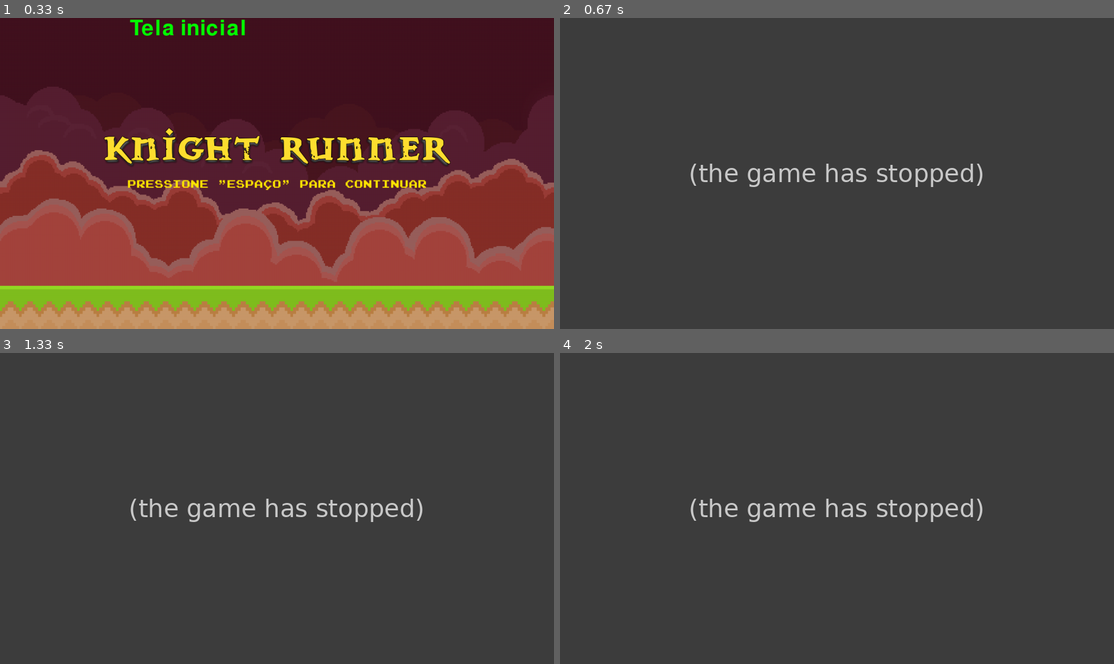
Above: before the commit, frames 1-4 (two rows, left to right).
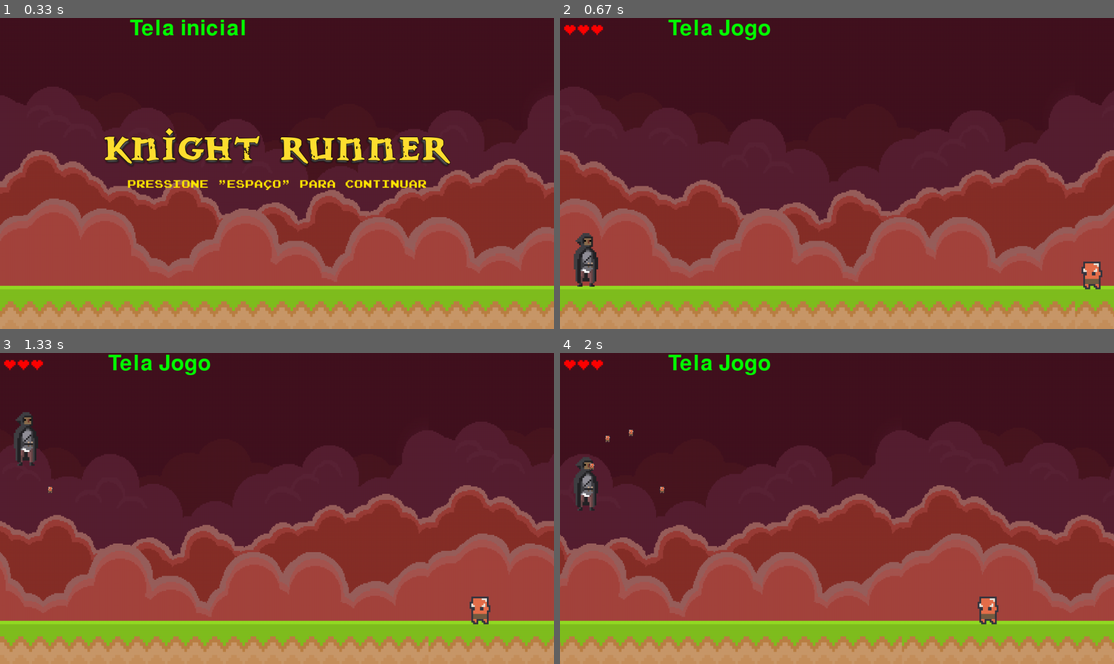
Above: after the commit, the same moments.

Repository: insper-classroom/devlife-23-1-projeto-pygame-henrique-e-guilherme
Game: pygame game, started from jogo/funcoes/jogo.py
Two runs of this game, one before a commit and one after it. Both use one fixed random seed, a clock stepped at 60 frames per second and the inputs below.
Inputs:
- Up to frame 1 (0.33 s): no input
- Up to frame 2 (0.67 s): tap Space at 0.33 s
- Up to frame 3 (1.33 s): tap Space at 0.67 s; tap W at 1 s
- Up to frame 4 (2 s): tap W at 1.4, 1.7, 1.9 s; tap Space at 1.98 s

Frame 1 is identical in both runs. In frame 2, 100% of the frame differs, in the area x 0-100%, y 0-100%; in frame 3, 100%; in frame 4, 100%.
Error before the commit: AttributeError: 'TelaJogo' object has no attribute 'texto_vidas' (classes.py line 104); the game stopped at 0.33 s (later frames are placeholders)

Commit message:
Classe tiro, bug do commit

Diff:
--- a/jogo/funcoes/classes.py
+++ b/jogo/funcoes/classes.py
@@ -1,5 +1,5 @@
 import pygame
-import random
+
 
 
 
@@ -62,16 +62,20 @@
     def __init__(self, assets):
 
         self.fonte = pygame.font.Font(assets['fonte'], 50)
-        self.texto = self.fonte.render('Tela Jogo', True, (255, 0, 0))
+        self.texto = self.fonte.render('Tela Jogo', True, (0, 255, 0))
         self.dicionario = assets
         #Adicionei essas imagens so para testar e dps mudar
         self.fundo = assets['fundo']
         self.chao = assets['ground']
         self.tela = assets['tela']
 
+        self.fonte2 = assets['fonte2']
+
+        self.imune = False
+        self.timer_imune_comeco = 0
+        self.timer_imune_fim = 0
+
         self.tem_que_trocar = False
-        self.tempo = 0
-        self.pode = True
         self.Clock = pygame.time.Clock() #https://www.pygame.org/docs/ref/time.html#pygame.time.Clock
 
         #fonte: https://youtu.be/ARt6DLP38-Y
@@ -82,6 +86,18 @@
         self.tiles_chao = 1280 // self.chao.get_width() + 1
 
         self.jogador = Jogador()
+        self.tiros = pygame.sprite.Group()
+
+        self.inimigos = pygame.sprite.Group()
+        self.inimigos.add(Inimigo())
+        self.timer_spawn_comeco = 0
+
+        self.musica_jogo_tocando = False
+
+        #Texto das vidas
+        self.texto_vidas = pygame.transform.scale_by(self.fonte2.render(chr(9829) * self.jogador.vidas, True, (255, 0, 0)), 1.5)
+
+
 
     def desenha(self):
         #Fundo infinito
@@ -103,19 +119,26 @@
         #Vidas
         self.tela.blit(self.texto_vidas, (7, 5))
 
-        self.inimigo.update()
-        self.tela.blit(self.inimigo.image, self.inimigo.rect)
+        self.inimigos.update()
+        self.inimigos.draw(self.tela)
 
         self.jogador.update()
-
-        self.vidas = self.fonte.render(str(self.jogador.vidas), True, (255, 0, 0))
         self.tela.blit(self.jogador.image, self.jogador.rect)
 
+        self.tiros.update()
+        self.tiros.draw(self.tela)
+
         self.Clock.tick(60) #https://www.pygame.org/docs/ref/time.html#pygame.time.Clock.tick
 
         pygame.display.update()
 
     def update(self):
+        if not self.musica_jogo_tocando:
+            pygame.mixer_music.load('jogo/assets/musica_jogo.ogg')
+            pygame.mixer_music.set_volume(0.2)
+            pygame.mixer_music.play()
+            self.musica_jogo_tocando = True
+
         for event in pygame.event.get():
             if event.type == pygame.QUIT:
                 pygame.quit()
@@ -129,6 +152,27 @@
                     Tiro(self.jogador.rect.centery).som.play()
             self.jogador.pulo_jogador(event)
 
+        #colisao com monstro
+        if pygame.sprite.spritecollide(self.jogador, self.inimigos, False):
+            if not self.imune:
+                self.jogador.vidas -= 1
+                self.jogador.dano_som.play()
+                self.imune = True
+                self.texto_vidas = pygame.transform.scale_by(self.fonte2.render(chr(9829) * self.jogador.vidas, True, (255, 0, 0)), 1.5)
+                self.timer_imune_comeco = pygame.time.get_ticks()
+            else:
+                self.timer_imune_fim = pygame.time.get_ticks()
+                if self.timer_imune_fim - self.timer_imune_comeco > 3000:
+                    self.imune = False
+
+        if pygame.sprite.groupcollide(self.inimigos, self.tiros, True, True):
+            self.jogador.pontuou_som.play()
+
+        self.timer_spawn_fim = pygame.time.get_ticks()
+        if self.timer_spawn_fim - self.timer_spawn_comeco > 5000:
+            self.inimigos.add(Inimigo())
+            self.timer_spawn_comeco = self.timer_spawn_fim
+
         return True
 
     def troca_tela(self):
@@ -136,14 +180,6 @@
             return TelaInicial(self.dicionario)
         else:
             return self
-
-    def spawn_inimigo(self):
-        if random.randint(0, 1):
-            condicao = True
-        else: condicao = False
-        self.lista_de_inimigos.append(Inimigo(condicao))
-
-
 
 class Jogador(pygame.sprite.Sprite):
     def __init__(self):
@@ -154,15 +190,20 @@
         self.image = pygame.transform.scale_by(self.image, 4)
         self.rect = self.image.get_rect()
 
+        self.dano_som = pygame.mixer.Sound('jogo/assets/dano_som.mp3')
+        self.pontuou_som = pygame.mixer.Sound('jogo/assets/pontuou_som.mp3')
+
+        self.vidas = 3
+
         #Coordenadas
-        self.rect.centerx = 60      #https://www.pygame.org/docs/ref/rect.html
+        self.rect.centerx = 60
         self.rect.centery = 560
 
         self.x = 0
         self.delta_t = 0
         #Velocidade y
 
-        self.vely = -25
+        self.vely = -21
 
         #Gravidade
         self.gravidade = 0
@@ -182,33 +223,44 @@
     def pulo_jogador (self, event):
         if event.type == pygame.KEYDOWN:
             if event.key == pygame.K_SPACE:
+
                 #Faz o jogador pular
                 if self.rect.bottom >= 560:
-                    self.gravidade = -20
+                    self.gravidade = -15
 
 class Inimigo (pygame.sprite.Sprite):
-    def __init__(self, em_cima):
+    def __init__(self):
         pygame.sprite.Sprite.__init__(self)
 
-        #Tipo de Inimigo
-        if em_cima:
-            posicao_y = 400
-            self.image = pygame.image.load('jogo/assets/ghost_provisorio.png').convert_alpha()
-
-        else:
-            posicao_y = 595
-            self.image = pygame.image.load('jogo/assets/inimigo_provisorio.png').convert_alpha()
-            self.image = pygame.transform.flip(self.image, True, False)
-
-
+        self.image = pygame.image.load('jogo/assets/inimigo_provisorio.png').convert_alpha()
         self.image = pygame.transform.scale_by(self.image, 4)
-        self.mask = pygame.mask.from_surface(self.image)
-
-        self.rect = self.mask.get_rect()
-        self.rect.centery = posicao_y
+        self.image = pygame.transform.flip(self.image, True, False)
+
+        self.rect = self.image.get_rect()
+
         self.rect.centerx = 1280
         self.rect.centery = 600
 
+        self.vidas = 3
+
+    def update(self):
+        self.rect.centerx -= 3
+
+        if self.rect.centerx <= -100 or self.vidas <= 0:
+            self.rect.centerx = 1300
+
+
+class Tiro (pygame.sprite.Sprite):
+    def __init__(self, jogador_center_y):
+        pygame.sprite.Sprite.__init__(self)
+        self.image = pygame.image.load('jogo/assets/inimigo_provisorio.png').convert_alpha()
+        self.rect = self.image.get_rect()
+
+        self.rect.centery = jogador_center_y
+        self.rect.centerx = 60
+
+        self.som = pygame.mixer.Sound('jogo/assets/tiro_som.mp3')
+
     def update(self):
         self.rect.centerx += 3
 
